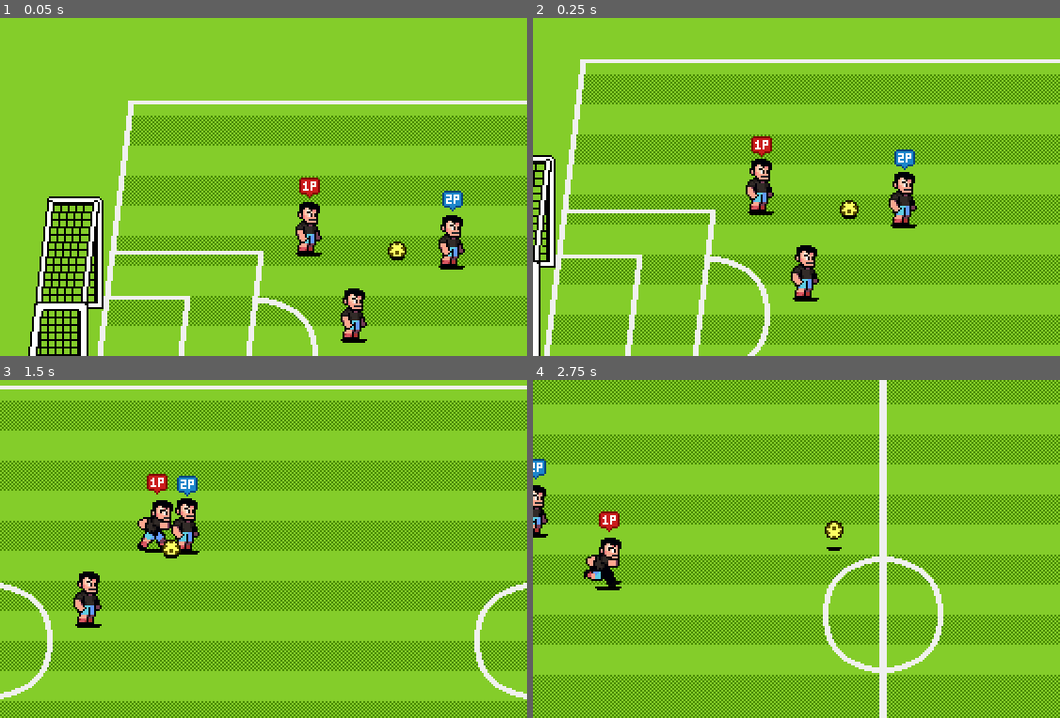
Above: before the commit, frames 1-4 (two rows, left to right).
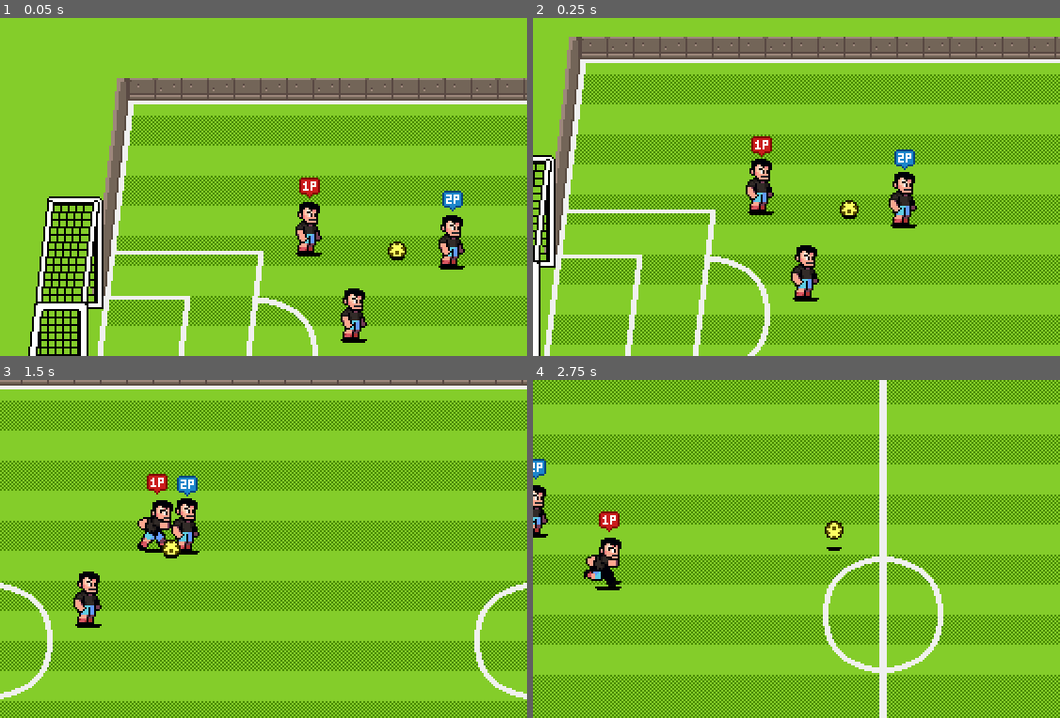
Above: after the commit, the same moments.

Repository: TechAoba/soccer-game
Game: Godot game, scene res://scenes/world.tscn
Same seed, same stepped clock (60 frames per second), same inputs: the game is played once before the commit and once after it.
Inputs:
- Up to frame 1 (0.05 s): no input
- Up to frame 2 (0.25 s): no input
- Up to frame 3 (1.5 s): hold D (p1_right) 0.53-1.28 s; tap F (p1_pass) at 0.6 s; hold S (p1_down) from 1.28 s (still down); tap G (p1_shoot) at 1.35 s
- Up to frame 4 (2.75 s): release S (p1_down) at 2.03 s; hold D (p1_right) from 2.03 s (still down); tap Down (p2_down) at 2.1 s

The runs differ from the first frame. In frame 1, 6.4% of the frame differs, in the area x 17-100%, y 17-83%; in frame 2, 7.4%, in the area x 2-100%, y 5-70%; in frame 3, 1.7%; in frame 4, nothing differs.

Commit message:
add pitch boundaries

Diff:
--- a/scenes/characters/player.tscn
+++ b/scenes/characters/player.tscn
@@ -190,6 +190,7 @@
 
 [node name="TeammateDetectionArea" type="Area2D" parent="."]
 unique_name_in_owner = true
+visible = false
 collision_layer = 0
 collision_mask = 2
 monitorable = false
--- a/scenes/world.tscn
+++ b/scenes/world.tscn
@@ -7,6 +7,12 @@
 [ext_resource type="PackedScene" uid="uid://b6bluyy5ydxtf" path="res://scenes/characters/player.tscn" id="4_k0juu"]
 [ext_resource type="PackedScene" uid="uid://xsagrribtlel" path="res://scenes/ball/ball.tscn" id="5_71j4m"]
 [ext_resource type="PackedScene" uid="uid://dk5i6t24qc635" path="res://scenes/goal/goal.tscn" id="5_i7141"]
+[ext_resource type="Texture2D" uid="uid://cqo088ern0vw2" path="res://assets/art/backgrounds/top-wall.png" id="6_4mrxx"]
+[ext_resource type="Texture2D" uid="uid://crho3lg1xwx0o" path="res://assets/art/backgrounds/bottom-wall.png" id="7_7r4gi"]
+[ext_resource type="Texture2D" uid="uid://y3sdg2ilofdy" path="res://assets/art/backgrounds/side-wall.png" id="8_w7kh3"]
+
+[sub_resource type="RectangleShape2D" id="RectangleShape2D_7r4gi"]
+size = Vector2(802, 7)
 
 [node name="World" type="Node2D"]
 
@@ -49,6 +55,55 @@
 position = Vector2(818, 220)
 scale = Vector2(-1, 1)
 
+[node name="TopWall" type="Sprite2D" parent="ActorsContainer/PitchObject"]
+position = Vector2(49, 32)
+texture = ExtResource("6_4mrxx")
+centered = false
+
+[node name="StaticBody2D" type="StaticBody2D" parent="ActorsContainer/PitchObject/TopWall"]
+collision_mask = 0
+
+[node name="CollisionPolygon2D" type="CollisionPolygon2D" parent="ActorsContainer/PitchObject/TopWall/StaticBody2D"]
+polygon = PackedVector2Array(-1, 116, 13, 0, 739, 0, 752, 116, 738, 116, 728, 12, 27, 14, 15, 116)
+
+[node name="BottomWall" type="Sprite2D" parent="ActorsContainer/PitchObject"]
+position = Vector2(25, 344)
+texture = ExtResource("7_7r4gi")
+centered = false
+offset = Vector2(0, -12)
+
+[node name="StaticBody2D" type="StaticBody2D" parent="ActorsContainer/PitchObject/BottomWall"]
+collision_mask = 0
+
+[node name="CollisionShape2D" type="CollisionShape2D" parent="ActorsContainer/PitchObject/BottomWall/StaticBody2D"]
+position = Vector2(401, -4)
+shape = SubResource("RectangleShape2D_7r4gi")
+
+[node name="LeftWall" type="Sprite2D" parent="ActorsContainer/PitchObject"]
+position = Vector2(24, 221)
+texture = ExtResource("8_w7kh3")
+centered = false
+offset = Vector2(0, -14)
+
+[node name="StaticBody2D" type="StaticBody2D" parent="ActorsContainer/PitchObject/LeftWall"]
+collision_mask = 0
+
+[node name="CollisionPolygon2D" type="CollisionPolygon2D" parent="ActorsContainer/PitchObject/LeftWall/StaticBody2D"]
+polygon = PackedVector2Array(15, 0, 28, 0, 15, 115, 1, 115)
+
+[node name="RightWall" type="Sprite2D" parent="ActorsContainer/PitchObject"]
+position = Vector2(826, 221)
+scale = Vector2(-1, 1)
+texture = ExtResource("8_w7kh3")
+centered = false
+offset = Vector2(0, -14)
+
+[node name="StaticBody2D" type="StaticBody2D" parent="ActorsContainer/PitchObject/RightWall"]
+collision_mask = 0
+
+[node name="CollisionPolygon2D" type="CollisionPolygon2D" parent="ActorsContainer/PitchObject/RightWall/StaticBody2D"]
+polygon = PackedVector2Array(15, 0, 28, 0, 15, 115, 1, 115)
+
 [node name="Player" parent="ActorsContainer" node_paths=PackedStringArray("ball") instance=ExtResource("4_k0juu")]
 position = Vector2(164, 126)
 ball = NodePath("../Ball")
Not shown: 1 places in scenes/world.tscn that only renumber resources
